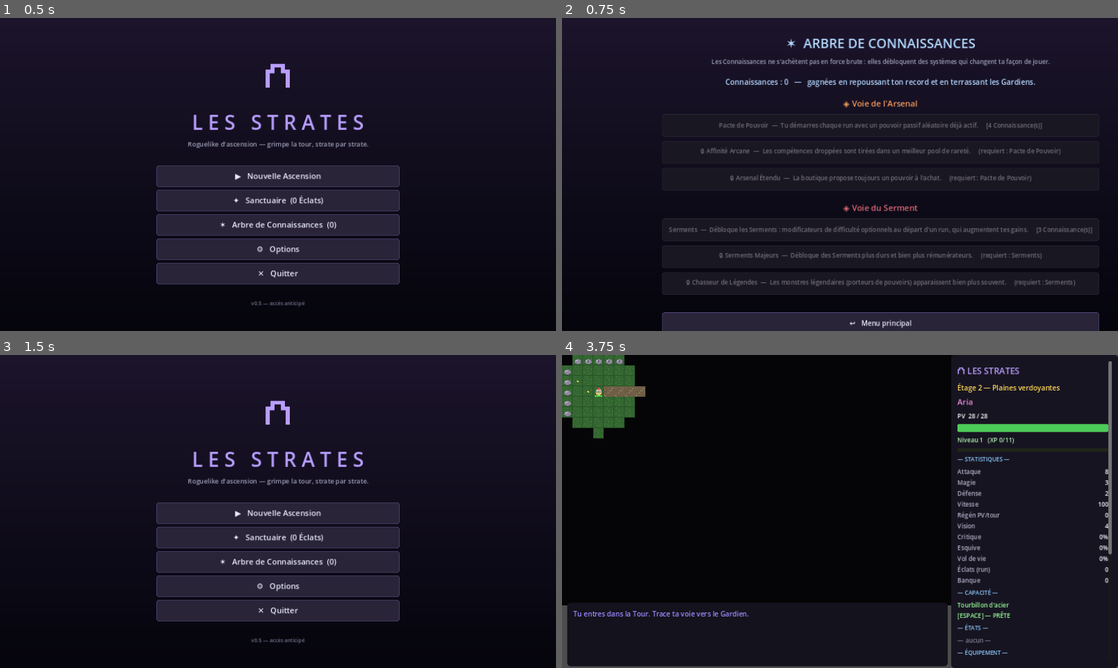
Above: before the commit, frames 1-4 (two rows, left to right).
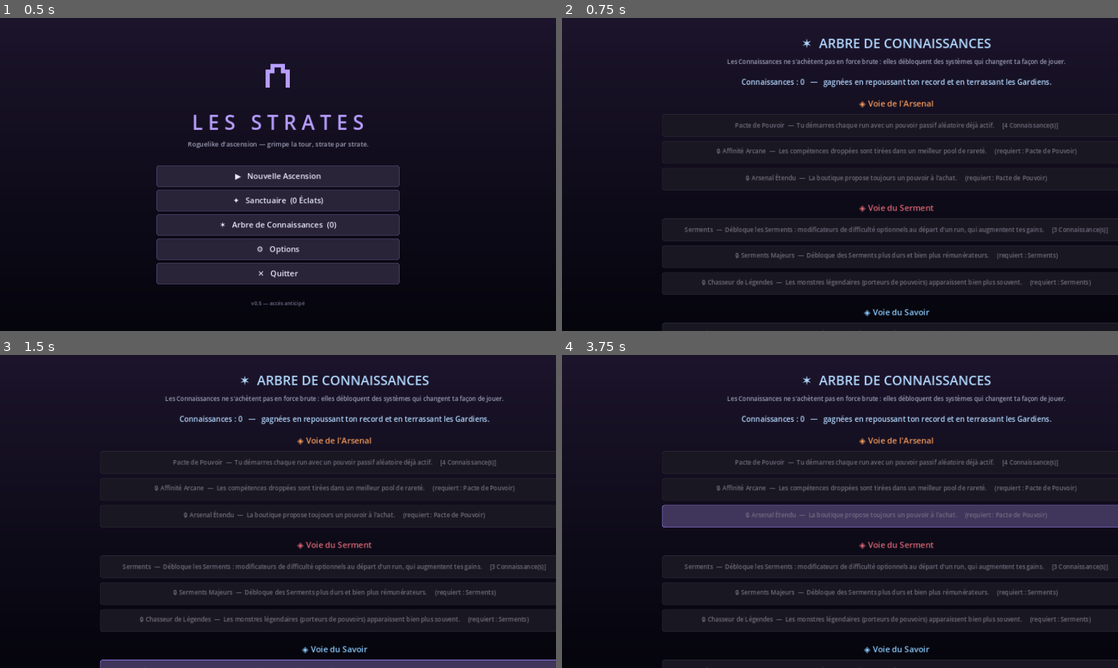
Above: after the commit, the same moments.

Repository: silversoulicious-lgtm/rpg-rogue-like-
Game: Godot game, scene res://scenes/Main.tscn
Two runs of this game, one before a commit and one after it. Both use one fixed random seed, a clock stepped at 60 frames per second and the inputs below.
Inputs (mouse positions are in pixels of both pictures, inside the frame that each line leads up to):
- Up to frame 1 (0.5 s): no input
- Up to frame 2 (0.75 s): click "✶ Arbre de Connaissances (0)" at 0.5 s
- Up to frame 3 (1.5 s): click (316, 661) at 1.25 s, where only the run before the commit has a clickable "↩ Menu principal"
- Up to frame 4 (3.75 s): click (840, 514) at 2 s, where only the run before the commit has a clickable "▶ Nouvelle Ascension"; click (667, 642) at 2.75 s, where only the run before the commit has a clickable "Choisir"; click (678, 642) at 3.5 s, where only the run before the commit has a clickable "⚔ Combat"

Frame 1 is identical in both runs. In frame 2, 8.1% of the frame differs, in the area x 18-100%, y 6-100%; in frame 3, 15%; in frame 4, 49%, in the area x 0-100%, y 0-100%.

Commit message:
Phase 5 (2/2) — Voie du Savoir : Codex, Œil du Devin, Forge
Complète l'Arbre de Connaissances avec une 3ᵉ voie (9 nœuds au total) :
- Codex : écran consultable des découvertes ; chaque première rencontre
  (compétence/pouvoir/objet unique) rapporte +1 Connaissance (nouvelle source
  d'économie, distincte du progrès et des Gardiens).
- Œil du Devin : révèle le butin à travers le brouillard au début d'étage
  (Dungeon.mark_explored + MapView.reveal_loot, affiché assombri).
- Forge Itinérante : 3ᵉ choix aux nœuds Repos, renforce de ~30% les bonus
  d'une pièce d'équipement portée.

Suivi des découvertes persisté en JSON. Smoke test étendu — SMOKETEST PASSED
de bout en bout (Godot 4.3 headless).

Co-Authored-By: Claude Opus 4.8 <noreply@anthropic.com>

Diff:
--- a/_smoketest.gd
+++ b/_smoketest.gd
@@ -458,5 +458,33 @@
 	assert(GameState.knowledge >= 5 + 4, "Connaissances gagnées = étages au-delà du record + 2/Gardien")
 	print("OK Phase 5: arbre (prérequis/achat/persistance), Pacte de Pouvoir, Serments (toggle/gate/effet/récompense), gain de Connaissances")
 
+	# --- Phase 5 (2/2) : Codex, découvertes, Forge, Œil du Devin -------------------
+	GameState.knowledge = 100
+	GameState.discovered = { "skill": {}, "power": {}, "unique": {} }
+	assert(not GameState.note_discovery("power", "drone"), "sans Codex, aucune découverte enregistrée")
+	assert(GameState.buy_knowledge_node("codex"), "achat du nœud Codex")
+	var k0 = GameState.knowledge
+	assert(GameState.note_discovery("power", "drone"), "1ʳᵉ découverte enregistrée")
+	assert(GameState.knowledge == k0 + 1, "une découverte inédite rapporte +1 Connaissance")
+	assert(not GameState.note_discovery("power", "drone"), "doublon de découverte ignoré")
+	# Forge : renforce le bonus d'une pièce équipée.
+	assert(GameState.buy_knowledge_node("forge"), "achat du nœud Forge")
+	main.start_run("melee")
+	main.player.equipment = { "armure": { "kind": "equip", "name": "Plastron", "slot": "armure", "salvage": 5, "bonus": { "defense": 4 } } }
+	main._forge_equipment()
+	assert(int(main.player.equipment["armure"]["bonus"]["defense"]) > 4, "Forge renforce le bonus d'une pièce")
+	# Œil du Devin : révèle le butin au début d'étage.
+	assert(GameState.buy_knowledge_node("oeil_du_devin"), "achat du nœud Œil du Devin")
+	main.active_oaths = []
+	main.start_run("melee")
+	main.choose_map_node(main.reachable_indices()[0])
+	assert(main.map_view.reveal_loot, "Œil du Devin actif sur la vue de carte")
+	var loot_explored = main.loot.is_empty()
+	for it in main.loot:
+		if main.dungeon.is_explored(it["pos"].x, it["pos"].y):
+			loot_explored = true
+	assert(loot_explored, "le butin est marqué exploré à travers le brouillard")
+	print("OK Phase 5 (2/2): Codex (découvertes +Connaissance), Forge, Œil du Devin")
+
 	print("=== SMOKETEST PASSED ===")
 	get_tree().quit()
--- a/scripts/Data.gd
+++ b/scripts/Data.gd
@@ -627,6 +627,7 @@
 const KNOWLEDGE_BRANCHES := {
 	"arsenal": { "name": "Voie de l'Arsenal", "color": Color(0.95, 0.6, 0.35) },
 	"serment": { "name": "Voie du Serment",   "color": Color(0.85, 0.4, 0.45) },
+	"savoir":  { "name": "Voie du Savoir",    "color": Color(0.55, 0.8, 1.0) },
 }
 const KNOWLEDGE_NODES := {
 	# Voie de l'Arsenal — élargit le build et la variété de drops.
@@ -643,8 +644,16 @@
 		"desc": "Débloque des Serments plus durs et bien plus rémunérateurs." },
 	"chasseur": { "name": "Chasseur de Légendes", "branch": "serment", "cost": 5, "requires": ["serments"],
 		"desc": "Les monstres légendaires (porteurs de pouvoirs) apparaissent bien plus souvent." },
-}
-const KNOWLEDGE_ORDER := ["pacte_pouvoir", "affinite", "arsenal", "serments", "serment_majeur", "chasseur"]
+	# Voie du Savoir — exploration, collection et économie de Connaissances.
+	"codex": { "name": "Codex", "branch": "savoir", "cost": 3, "requires": [],
+		"desc": "Débloque le Codex consultable. Chaque découverte inédite (compétence, pouvoir, objet unique) rapporte +1 Connaissance." },
+	"oeil_du_devin": { "name": "Œil du Devin", "branch": "savoir", "cost": 5, "requires": ["codex"],
+		"desc": "Au début de chaque étage, le butin est révélé à travers le brouillard de guerre." },
+	"forge": { "name": "Forge Itinérante", "branch": "savoir", "cost": 6, "requires": ["codex"],
+		"desc": "Les nœuds Repos gagnent un 3ᵉ choix : forger une pièce d'équipement (bonus renforcé)." },
+}
+const KNOWLEDGE_ORDER := ["pacte_pouvoir", "affinite", "arsenal", "serments", "serment_majeur", "chasseur",
+	"codex", "oeil_du_devin", "forge"]
 
 # --- SERMENTS (modificateurs de difficulté optionnels, débloqués par l'arbre) --
 # reward = bonus additif aux Éclats du run ; knowledge = Connaissances en plus.
--- a/scripts/Dungeon.gd
+++ b/scripts/Dungeon.gd
@@ -190,6 +190,12 @@
 				visible[y][x] = true
 				explored[y][x] = true
 				_vis_cells.append(Vector2i(x, y))
+
+## Marque une case comme explorée (mémoire) sans toucher au champ de vision actuel.
+## Utilisé par l'Œil du Devin pour révéler le butin à travers le brouillard.
+func mark_explored(pos: Vector2i) -> void:
+	if _in_bounds(pos.x, pos.y):
+		explored[pos.y][pos.x] = true
 
 func is_visible(x: int, y: int) -> bool:
 	return _in_bounds(x, y) and visible[y][x]
--- a/scripts/GameState.gd
+++ b/scripts/GameState.gd
@@ -10,6 +10,8 @@
 var knowledge: int = 0
 # Nœuds de l'Arbre de Connaissances déjà débloqués (ids de Data.KNOWLEDGE_NODES)
 var knowledge_nodes: Array = []
+# Codex : éléments déjà rencontrés, par catégorie -> { id/nom: true }
+var discovered: Dictionary = { "skill": {}, "power": {}, "unique": {} }
 # Niveaux d'amélioration achetés : { "vitalite": int, "force": int, "maitrise": int }
 var upgrades: Dictionary = {}
 # Meilleur étage atteint (record du joueur)
@@ -99,6 +101,26 @@
 func oaths_unlocked() -> bool:       return has_knowledge_node("serments")
 func major_oaths_unlocked() -> bool: return has_knowledge_node("serment_majeur")
 func legendary_boost() -> bool:      return has_knowledge_node("chasseur")
+func codex_unlocked() -> bool:       return has_knowledge_node("codex")
+func reveals_loot() -> bool:         return has_knowledge_node("oeil_du_devin")
+func forge_unlocked() -> bool:       return has_knowledge_node("forge")
+
+## Enregistre une rencontre dans le Codex. Renvoie true si c'est une PREMIÈRE
+## (le Codex doit être débloqué pour que la collection se remplisse et rapporte).
+func note_discovery(category: String, key: String) -> bool:
+	if not codex_unlocked() or key == "":
+		return false
+	var bucket: Dictionary = discovered.get(category, {})
+	if bucket.has(key):
+		return false
+	bucket[key] = true
+	discovered[category] = bucket
+	knowledge += 1
+	save_game()
+	return true
+
+func discovered_count(category: String) -> int:
+	return int(discovered.get(category, {}).size())
 
 # Enregistre le bilan d'un run terminé (met à jour les records, persiste).
 func record_run(stats: Dictionary) -> void:
@@ -113,6 +135,7 @@
 		"shards": shards,
 		"knowledge": knowledge,
 		"knowledge_nodes": knowledge_nodes,
+		"discovered": discovered,
 		"upgrades": upgrades,
 		"best_floor": best_floor,
 		"best_kills": best_kills,
@@ -139,6 +162,10 @@
 	for nid in parsed.get("knowledge_nodes", []):
 		if Data.KNOWLEDGE_NODES.has(nid):
 			knowledge_nodes.append(str(nid))
+	var disc = parsed.get("discovered", {})
+	if typeof(disc) == TYPE_DICTIONARY:
+		for cat in ["skill", "power", "unique"]:
+			discovered[cat] = disc.get(cat, {})
 	best_floor = int(parsed.get("best_floor", 1))
 	best_kills = int(parsed.get("best_kills", 0))
 	last_loadout = str(parsed.get("last_loadout", "melee"))
--- a/scripts/Hud.gd
+++ b/scripts/Hud.gd
@@ -374,6 +374,10 @@
 	var b2 := Ui.button("S'entraîner   (+3 ATK ce run)", 46, 17)
 	b2.pressed.connect(game.rest_choice.bind("train"))
 	overlay_content.add_child(b2)
+	if GameState.forge_unlocked():
+		var b3 := Ui.button("Forger   (renforce une pièce d'équipement)", 46, 17)
+		b3.pressed.connect(game.rest_choice.bind("forge"))
+		overlay_content.add_child(b3)
 
 # --- Écran-titre --------------------------------------------------------------
 func show_title() -> void:
@@ -557,6 +561,10 @@
 		col.add_child(_spacer(6))
 
 	col.add_child(HSeparator.new())
+	if GameState.codex_unlocked():
+		var codex := Ui.menu_button("📖   Consulter le Codex", 360.0, 16)
+		codex.pressed.connect(game.open_codex)
+		col.add_child(codex)
 	var back := Ui.menu_button("↩   Menu principal", 360.0, 16)
 	back.pressed.connect(game.return_to_title)
 	col.add_child(back)
@@ -582,6 +590,53 @@
 func _on_buy_knowledge(nid: String) -> void:
 	if GameState.buy_knowledge_node(nid):
 		show_knowledge()
+
+# --- Codex (catalogue des découvertes) ----------------------------------------
+func show_codex() -> void:
+	_menu_show()
+	var col := _menu_column(820.0, true)
+	col.add_child(Ui.label("📖  CODEX", 30, Color(0.7, 0.85, 1.0), true))
+	col.add_child(Ui.label("Tout ce que tu as rencontré dans la Tour. Chaque première rencontre t'a appris quelque chose.", 14, Ui.MUTED, true, true, 760))
+	col.add_child(HSeparator.new())
+
+	var skill_ids: Array = []
+	for sid in Data.SKILLS:
+		if String(Data.SKILLS[sid]["rarity"]) != "base":
+			skill_ids.append(sid)
+	_codex_section(col, "⚔ Compétences", "skill", skill_ids,
+		func(id): return String(Data.SKILLS[id]["name"]))
+	var power_ids: Array = []
+	for p in Data.POWERS:
+		power_ids.append(p["id"])
+	_codex_section(col, "Ω Pouvoirs", "power", power_ids, func(id): return _power_name(id))
+	var uniq_names: Array = []
+	for u in Data.UNIQUE_ITEMS:
+		if not uniq_names.has(u["name"]):
+			uniq_names.append(u["name"])
+	_codex_section(col, "✦ Objets uniques", "unique", uniq_names, func(n): return String(n))
+
+	col.add_child(HSeparator.new())
+	var back := Ui.menu_button("↩   Retour à l'Arbre", 360.0, 16)
+	back.pressed.connect(game.open_knowledge)
+	col.add_child(back)
+
+func _power_name(id: String) -> String:
+	for p in Data.POWERS:
+		if p["id"] == id:
+			return String(p["name"])
+	return id
+
+## Affiche une section du Codex : titre + compteur + liste (découverts en clair,
+## inconnus masqués en « ??? »).
+func _codex_section(col: VBoxContainer, title: String, category: String, ids: Array, namer: Callable) -> void:
+	col.add_child(Ui.label("%s   (%d / %d)" % [title, GameState.discovered_count(category), ids.size()], 18, Color(0.8, 0.85, 0.95), true))
+	var bucket: Dictionary = GameState.discovered.get(category, {})
+	for id in ids:
+		if bucket.has(id):
+			col.add_child(Ui.label("  ✓ " + str(namer.call(id)), 14, Color(0.85, 0.9, 0.8)))
+		else:
+			col.add_child(Ui.label("  ??? — non découvert", 14, Color(0.45, 0.45, 0.52)))
+	col.add_child(_spacer(8))
 
 # --- Écran de fin de run (mort) -----------------------------------------------
 func show_gameover(death_summary: String) -> void:
--- a/scripts/Main.gd
+++ b/scripts/Main.gd
@@ -81,6 +81,16 @@
 func open_knowledge() -> void:
 	state = State.META
 	hud.show_knowledge()
+
+## Codex consultable (catalogue des découvertes).
+func open_codex() -> void:
+	state = State.META
+	hud.show_codex()
+
+## Enregistre une découverte ; +1 Connaissance si c'est une première (Codex débloqué).
+func _discover(category: String, key: String, label: String) -> void:
+	if GameState.note_discovery(category, key):
+		add_message("[color=#9fd4ff]✶ Découverte inédite : %s (+1 Connaissance).[/color]" % label)
 
 func quit_game() -> void:
 	get_tree().quit()
@@ -331,6 +341,12 @@
 	for p in dungeon.random_floor_tiles(loot_count, rng, occupied):
 		occupied.append(p)
 		_spawn_loot(p, is_elite)
+
+	# Œil du Devin : dévoile l'emplacement du butin à travers le brouillard.
+	map_view.reveal_loot = GameState.reveals_loot()
+	if map_view.reveal_loot:
+		for item in loot:
+			dungeon.mark_explored(item["pos"])
 
 	refresh()        # règle map_view.dungeon, le brouillard et la caméra
 
@@ -894,6 +910,7 @@
 		return
 	known_skills.append(id)
 	add_message("[color=#c8b0ff]✦ Compétence apprise : %s — %s[/color]" % [Data.SKILLS[id]["name"], Data.SKILLS[id]["desc"]])
+	_discover("skill", id, String(Data.SKILLS[id]["name"]))
 	refresh()
 
 ## Liste des compétences sélectionnables avec l'arme équipée (base du type + apprises compatibles).
@@ -918,6 +935,8 @@
 
 func _bag_add(item: Dictionary) -> void:
 	_note_item(item)
+	if item.get("unique", false):
+		_discover("unique", String(item.get("name", "")), String(item.get("name", "")))
 	if inventory.size() >= INV_CAP:
 		var s: int = int(item.get("salvage", 3))
 		run_shards += s
@@ -1046,6 +1065,7 @@
 	player.powers.append(def)
 	player.recompute_stats()
 	add_message("[color=#ffb84a]Ω Pouvoir : %s — %s[/color]" % [def["name"], def["desc"]])
+	_discover("power", String(def["id"]), String(def["name"]))
 	refresh()
 
 ## Déclenche les pouvoirs à activation automatique (drone/tourelle), après l'action du joueur.
@@ -1281,15 +1301,43 @@
 	hud.show_rest()
 
 func rest_choice(kind: String) -> void:
-	if kind == "heal":
-		var amt: int = int(player.max_hp * 0.4)
-		player.heal(amt)
-		add_message("Repos : +%d PV." % amt)
-	else:
-		player.base_atk += 3
-		player.recompute_stats()
-		add_message("Entraînement : +3 ATK (ce run).")
+	match kind:
+		"heal":
+			var amt: int = int(player.max_hp * 0.4)
+			player.heal(amt)
+			add_message("Repos : +%d PV." % amt)
+		"forge":
+			_forge_equipment()
+		_:
+			player.base_atk += 3
+			player.recompute_stats()
+			add_message("Entraînement : +3 ATK (ce run).")
 	_back_to_map()
+
+## Forge Itinérante : renforce de ~30% les bonus d'une pièce d'équipement portée.
+func _forge_equipment() -> void:
+	var slots: Array = player.equipment.keys()
+	if slots.is_empty():
+		add_message("La forge reste froide : aucune pièce à renforcer.")
+		return
+	var slot: String = slots[rng.randi_range(0, slots.size() - 1)]
+	var it: Dictionary = player.equipment[slot]
+	var bonus: Dictionary = it.get("bonus", {})
+	var boosted := false
+	for stat in bonus.keys():
+		var v = bonus[stat]
+		if typeof(v) == TYPE_INT and int(v) != 0:
+			bonus[stat] = int(v) + maxi(1, int(round(abs(int(v)) * 0.3))) * signi(int(v))
+			boosted = true
+		elif typeof(v) == TYPE_FLOAT and float(v) != 0.0:
+			bonus[stat] = float(v) * 1.3
+			boosted = true
+	if not boosted:
+		bonus["atk"] = int(bonus.get("atk", 0)) + 2
+	it["bonus"] = bonus
+	player.equipment[slot] = it
+	player.recompute_stats()
+	add_message("[color=#ffd24a]Forge : %s renforcé ![/color]" % it.get("name", "ton équipement"))
 
 func game_over() -> void:
 	var stats := {
--- a/scripts/MapView.gd
+++ b/scripts/MapView.gd
@@ -12,6 +12,7 @@
 var dungeon: Dungeon = null
 var entities: Array = []
 var loot: Array = []
+var reveal_loot: bool = false      # Œil du Devin : montre le butin à travers le brouillard
 var tex: Dictionary = {}
 var view_size: Vector2 = Vector2(896, 570)        # zone de jeu visible (réglée par Main)
 var _font: Font
@@ -72,9 +73,13 @@
 	# Butin & entités : uniquement dans le champ de vision actuel.
 	for item in loot:
 		var p: Vector2i = item["pos"]
-		if dungeon.is_visible(p.x, p.y):
+		var seen: bool = dungeon.is_visible(p.x, p.y)
+		# Œil du Devin : le butin déjà exploré reste affiché (assombri) à travers le brouillard.
+		if seen or (reveal_loot and dungeon.is_explored(p.x, p.y)):
 			if not _blit(item.get("sprite", ""), p.x, p.y):
 				_draw_glyph(p.x, p.y, item["glyph"], item["color"])
+			if not seen:
+				draw_rect(_cell_rect(p.x, p.y), COLOR_MEMORY, true)
 	for e in entities:
 		if e.is_alive() and dungeon.is_visible(e.x, e.y):
 			if not _blit(e.sprite, e.x, e.y):
